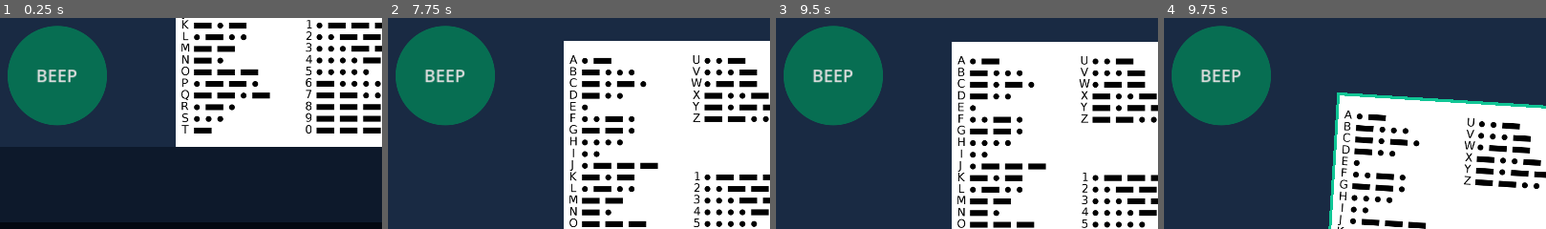
Above: before the commit, frames 1-4 (left to right).
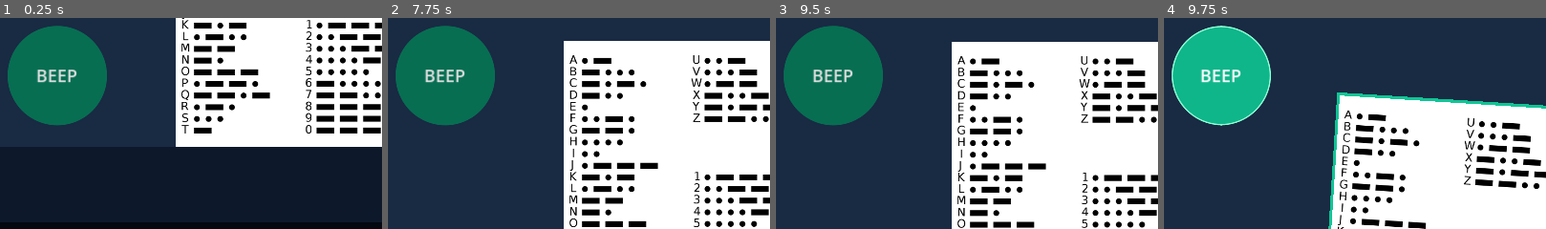
Above: after the commit, the same moments.

Repository: popcar2/MorseCodeSimulator
Game: Godot game, scene res://Scenes/main.tscn
Same seed, same stepped clock (60 frames per second), same inputs: the game is played once before the commit and once after it.
Inputs (mouse positions are % of the whole screen's width and height, from its top left):
- Up to frame 1 (0.25 s): no input
- Up to frame 2 (7.75 s): click "BEEP" at 0.5 s; click "Play" at 1.25 s; click "Play" at 2 s; click "Hide" at 2.75 s; click "Clear" at 3.5 s; click "BEEP" at 4.25 s; click "Hide" at 5 s; click "Clear" at 5.75 s; click "BEEP" at 6.5 s; click "Hide" at 7.25 s
- Up to frame 3 (9.5 s): click "Play" at 8 s; click "Clear" at 8.75 s
- Up to frame 4 (9.75 s): tap Enter at 9.5 s; move the mouse to (82, 81) at 9.52 s; hold Space (press_morse) from 9.53 s (still down); click (82, 81) at 9.67 s
The pictures show only the part of the screen within x 42-92%, y 32-82%; the shares and areas given below are measured in that part.

Frames 1-3 are identical in both runs. In frame 4, 9.7% of the frame differs, in the area x 2-28%, y 3-52%.

Commit message:
Remove old morse node, fix button reaction on inputkey

Diff:
--- a/Nodes/morse_button.tscn
+++ /dev/null
@@ -1,9 +0,0 @@
-[gd_scene load_steps=2 format=3 uid="uid://bwwmnr8prvcav"]
-
-[sub_resource type="PlaceholderTexture2D" id="PlaceholderTexture2D_v72yg"]
-size = Vector2(100, 100)
-
-[node name="Morse Button" type="Button"]
-offset_right = 8.0
-offset_bottom = 8.0
-icon = SubResource("PlaceholderTexture2D_v72yg")
--- a/Scenes/main.tscn
+++ b/Scenes/main.tscn
@@ -1,8 +1,7 @@
-[gd_scene load_steps=13 format=3 uid="uid://dp7a06guglgaq"]
+[gd_scene load_steps=12 format=3 uid="uid://dp7a06guglgaq"]
 
 [ext_resource type="Theme" uid="uid://3br2dpdlo6tc" path="res://Themes/DefaultTheme.tres" id="1_1p657"]
 [ext_resource type="Script" path="res://Scripts/morse_controller.gd" id="1_dkpn7"]
-[ext_resource type="PackedScene" uid="uid://bwwmnr8prvcav" path="res://Nodes/morse_button.tscn" id="2_cmave"]
 [ext_resource type="AudioStream" uid="uid://vfnfynunymw1" path="res://SFX/tone.wav" id="2_k2b0h"]
 [ext_resource type="FontFile" uid="uid://bxy4r5jqiib5t" path="res://Fonts/morse.ttf" id="3_vom0s"]
 [ext_resource type="Texture2D" uid="uid://d2uc3s8tggxmr" path="res://Art/Morse Sheet.png" id="4_ds2fy"]
@@ -51,7 +50,7 @@
 stream = ExtResource("2_k2b0h")
 volume_db = 10.0
 
-[node name="Morse Button" parent="." instance=ExtResource("2_cmave")]
+[node name="Morse Button" type="Button" parent="."]
 unique_name_in_owner = true
 layout_mode = 1
 anchors_preset = 8
@@ -68,9 +67,9 @@
 focus_mode = 0
 mouse_default_cursor_shape = 2
 theme = ExtResource("5_lqst7")
+toggle_mode = true
 keep_pressed_outside = true
 text = "BEEP"
-icon = null
 
 [node name="ProgressBars" type="Control" parent="."]
 anchors_preset = 0
--- a/Scripts/morse_controller.gd
+++ b/Scripts/morse_controller.gd
@@ -29,7 +29,6 @@
 		morse_button.set_pressed_no_signal(true)
 	elif event.is_action_released("press_morse"):
 		morse_button.emit_signal("button_up")
-		morse_button.set_pressed_no_signal(false)
 
 func _on_morse_button_down():
 	if is_held:
@@ -44,7 +43,12 @@
 
 func _on_morse_button_up():
 	if !is_held:
+		morse_button.set_pressed_no_signal(false)
 		return
+
+	# I don't know why but the button would not be pressed using inputkeys
+	# so I turned it into a toggle button and set pressed to false when released.
+	morse_button.set_pressed_no_signal(false)
 
 	var time_left: float = held_timer.time_left
 	held_timer.stop()
